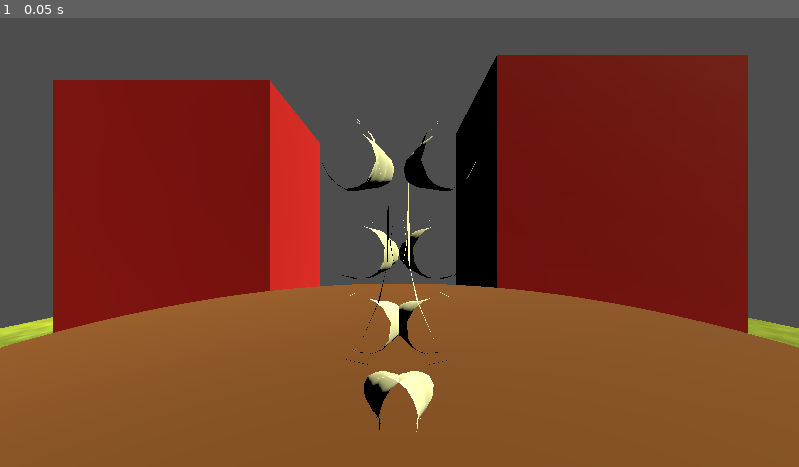
Above: before the commit, frame 1.
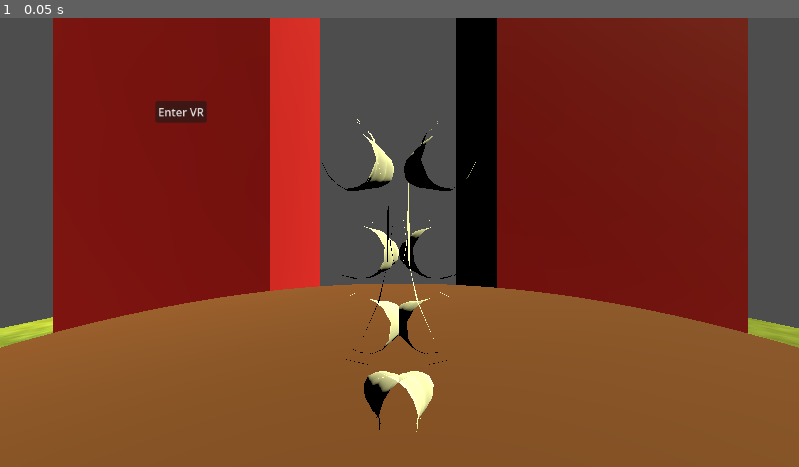
Above: after the commit, the same moment.

Repository: mareeq1/rwr
Game: Godot game, scene res://main.tscn
The game is run twice, just before and just after one commit, with the same random seed, the same clock (stepped at 60 frames per second) and the same inputs.
Inputs:
- Up to frame 1 (0.05 s): no input

The runs differ from the first frame. In frame 1, 8.8% of the frame differs, in the area x 6-94%, y 0-28%.
Error after the commit: Parse Error: Used tab character for indentation instead of space as used before in the file. (res://node_3d.gd:10)

Commit message:
Dodanie obiektów

Diff:
--- a/project_files/main.tscn
+++ b/project_files/main.tscn
@@ -9,6 +9,8 @@
 [ext_resource type="Texture2D" uid="uid://cmtk4brpnqukn" path="res://assets/models/cegla.jpg" id="7_kek77"]
 [ext_resource type="Texture2D" uid="uid://jcyv3w8xyw2s" path="res://assets/models/dach.jpg" id="8_4c57u"]
 [ext_resource type="Texture2D" uid="uid://b88gri3ukf5bu" path="res://assets/models/drzwi.jpg" id="9_efxa6"]
+[ext_resource type="Texture2D" uid="uid://gmj8njv4ub8f" path="res://assets/materials/marble.jpg" id="10_efxa6"]
+[ext_resource type="Texture2D" uid="uid://d2bydh6sueylw" path="res://assets/materials/marble2.jpg" id="11_dg77c"]
 
 [sub_resource type="StandardMaterial3D" id="StandardMaterial3D_1bvp3"]
 albedo_color = Color(0.5411765, 0.30588236, 0.18039216, 1)
@@ -40,10 +42,11 @@
 
 [sub_resource type="BoxMesh" id="BoxMesh_1bvp3"]
 material = SubResource("StandardMaterial3D_h2yge")
+size = Vector3(1, 3, 1)
 
 [sub_resource type="BoxShape3D" id="BoxShape3D_lquwl"]
 
-[sub_resource type="StandardMaterial3D" id="StandardMaterial3D_ycdy4"]
+[sub_resource type="ORMMaterial3D" id="ORMMaterial3D_ycdy4"]
 albedo_texture = ExtResource("7_kek77")
 
 [sub_resource type="BoxMesh" id="BoxMesh_w48qg"]
@@ -65,7 +68,29 @@
 albedo_texture = ExtResource("9_efxa6")
 
 [sub_resource type="BoxMesh" id="BoxMesh_getpj"]
-size = Vector3(0.1, 1.095, 0.425)
+size = Vector3(0.1, 1.76, 0.425)
+
+[sub_resource type="StandardMaterial3D" id="StandardMaterial3D_w48qg"]
+albedo_texture = ExtResource("10_efxa6")
+
+[sub_resource type="CylinderMesh" id="CylinderMesh_vivmo"]
+top_radius = 0.7
+bottom_radius = 0.7
+height = 7.005
+
+[sub_resource type="ORMMaterial3D" id="ORMMaterial3D_2cqfq"]
+albedo_texture = ExtResource("10_efxa6")
+
+[sub_resource type="CylinderMesh" id="CylinderMesh_yaehf"]
+top_radius = 1.3
+bottom_radius = 0.8
+height = 0.9
+
+[sub_resource type="StandardMaterial3D" id="StandardMaterial3D_cegan"]
+albedo_texture = ExtResource("11_dg77c")
+
+[sub_resource type="PrismMesh" id="PrismMesh_82xsv"]
+size = Vector3(6.235, 2.345, 4.17)
 
 [node name="Node3D" type="Node3D" unique_id=1253089119]
 script = ExtResource("1_h2yge")
@@ -134,11 +159,6 @@
 transform = Transform3D(1.56, 0, 0, 0, 3.315, 0, 0, 0, 1.315, 1.384, -0.495, -2.476)
 mesh = SubResource("BoxMesh_1bvp3")
 
-[node name="StaticBody3D" type="StaticBody3D" parent="Ob1/MeshInstance3D" unique_id=190693115]
-
-[node name="CollisionShape3D" type="CollisionShape3D" parent="Ob1/MeshInstance3D/StaticBody3D" unique_id=205071154]
-shape = SubResource("BoxShape3D_lquwl")
-
 [node name="Ob2" type="Node3D" parent="." unique_id=1683291251]
 
 [node name="MeshInstance3D" type="MeshInstance3D" parent="Ob2" unique_id=1959540046]
@@ -156,30 +176,57 @@
 light_angular_distance = 10.03
 light_specular = 1.757
 
-[node name="Node3D" type="Node3D" parent="." unique_id=40695282]
-
-[node name="MeshInstance3D" type="MeshInstance3D" parent="Node3D" unique_id=1322247575]
-transform = Transform3D(1, 0, 0, 0, 0.36, 0, 0, 0, 1, -4.705, -1.165, 0.75)
-material_override = SubResource("StandardMaterial3D_ycdy4")
+[node name="dom" type="Node3D" parent="." unique_id=40695282]
+
+[node name="MeshInstance3D" type="MeshInstance3D" parent="dom" unique_id=1322247575]
+transform = Transform3D(2.535, 0, 0, 0, 1.16, 0, 0, 0, 2.5, -4.705, 1.07, 0.75)
+material_override = SubResource("ORMMaterial3D_ycdy4")
 mesh = SubResource("BoxMesh_w48qg")
 surface_material_override/0 = SubResource("StandardMaterial3D_vivmo")
 
-[node name="StaticBody3D" type="StaticBody3D" parent="Node3D/MeshInstance3D" unique_id=97477441]
+[node name="StaticBody3D" type="StaticBody3D" parent="dom/MeshInstance3D" unique_id=97477441]
 physics_material_override = SubResource("PhysicsMaterial_2cqfq")
 
-[node name="CollisionShape3D" type="CollisionShape3D" parent="Node3D/MeshInstance3D/StaticBody3D" unique_id=1070669757]
+[node name="CollisionShape3D" type="CollisionShape3D" parent="dom/MeshInstance3D/StaticBody3D" unique_id=1070669757]
 shape = SubResource("BoxShape3D_yaehf")
 
 [node name="Node3D2" type="Node3D" parent="." unique_id=839843164]
 
 [node name="MeshInstance3D" type="MeshInstance3D" parent="Node3D2" unique_id=923448518]
-transform = Transform3D(1, 0, 0, 0, 1, 0, 0, 0, 1, -4.755, 0.036, 0.751)
+transform = Transform3D(2.53, 0, 0, 0, 2.475, 0, 0, 0, 2.47, -4.755, 4.921, 0.751)
 material_override = SubResource("StandardMaterial3D_074og")
 mesh = SubResource("PrismMesh_cegan")
 
 [node name="Node3D3" type="Node3D" parent="." unique_id=1478212362]
 
 [node name="MeshInstance3D" type="MeshInstance3D" parent="Node3D3" unique_id=955093337]
-transform = Transform3D(-1, 0, -8.742278e-08, 0, 1, 0, 8.742278e-08, 0, -1, -3.915, -1.675, 0.735)
+transform = Transform3D(-2.725, 0, -4.1146356e-07, 0, 2.725, 0, 4.1146356e-07, 0, -2.725, -2.64, -0.025, 0.735)
 material_override = SubResource("StandardMaterial3D_82xsv")
 mesh = SubResource("BoxMesh_getpj")
+
+[node name="brama" type="Node3D" parent="." unique_id=2097472709]
+
+[node name="pillar1" type="MeshInstance3D" parent="brama" unique_id=424643969]
+transform = Transform3D(1, 0, 0, 0, 1, 0, 0, 0, 1, 6.655, 1.09, 4.56)
+material_override = SubResource("StandardMaterial3D_w48qg")
+mesh = SubResource("CylinderMesh_vivmo")
+
+[node name="pillar2" type="MeshInstance3D" parent="brama" unique_id=1645330294]
+transform = Transform3D(1, 0, 0, 0, 1, 0, 0, 0, 1, 4.56, 1.09, 6.785)
+material_override = SubResource("StandardMaterial3D_w48qg")
+mesh = SubResource("CylinderMesh_vivmo")
+
+[node name="pillarUP2" type="MeshInstance3D" parent="brama" unique_id=1592388194]
+transform = Transform3D(1, 0, 0, 0, 1, 0, 0, 0, 1, 4.56, 4.79, 6.785)
+material_override = SubResource("ORMMaterial3D_2cqfq")
+mesh = SubResource("CylinderMesh_yaehf")
+
+[node name="pillarUP1" type="MeshInstance3D" parent="brama" unique_id=1149207816]
+transform = Transform3D(1, 0, 0, 0, 1, 0, 0, 0, 1, 6.655, 4.79, 4.56)
+material_override = SubResource("ORMMaterial3D_2cqfq")
+mesh = SubResource("CylinderMesh_yaehf")
+
+[node name="MeshInstance3D" type="MeshInstance3D" parent="brama" unique_id=807316320]
+transform = Transform3D(0.76604444, 0, 0.6427876, 0, 1, 0, -0.6427876, 0, 0.76604444, 5.235, 6.385, 5.435)
+material_override = SubResource("StandardMaterial3D_cegan")
+mesh = SubResource("PrismMesh_82xsv")
--- a/project_files/node_3d.gd
+++ b/project_files/node_3d.gd
@@ -8,35 +8,35 @@
 
   webxr_interface = XRServer.find_interface("WebXR")
   if webxr_interface:
-    # WebXR uses a lot of asynchronous callbacks, so we connect to various
-    # signals in order to receive them.
-    webxr_interface.session_supported.connect(self._webxr_session_supported)
-    webxr_interface.session_started.connect(self._webxr_session_started)
-    webxr_interface.session_ended.connect(self._webxr_session_ended)
-    webxr_interface.session_failed.connect(self._webxr_session_failed)
+	# WebXR uses a lot of asynchronous callbacks, so we connect to various
+	# signals in order to receive them.
+	webxr_interface.session_supported.connect(self._webxr_session_supported)
+	webxr_interface.session_started.connect(self._webxr_session_started)
+	webxr_interface.session_ended.connect(self._webxr_session_ended)
+	webxr_interface.session_failed.connect(self._webxr_session_failed)
 
-    webxr_interface.select.connect(self._webxr_on_select)
-    webxr_interface.selectstart.connect(self._webxr_on_select_start)
-    webxr_interface.selectend.connect(self._webxr_on_select_end)
+	webxr_interface.select.connect(self._webxr_on_select)
+	webxr_interface.selectstart.connect(self._webxr_on_select_start)
+	webxr_interface.selectend.connect(self._webxr_on_select_end)
 
-    webxr_interface.squeeze.connect(self._webxr_on_squeeze)
-    webxr_interface.squeezestart.connect(self._webxr_on_squeeze_start)
-    webxr_interface.squeezeend.connect(self._webxr_on_squeeze_end)
+	webxr_interface.squeeze.connect(self._webxr_on_squeeze)
+	webxr_interface.squeezestart.connect(self._webxr_on_squeeze_start)
+	webxr_interface.squeezeend.connect(self._webxr_on_squeeze_end)
 
-    # This returns immediately - our _webxr_session_supported() method
-    # (which we connected to the "session_supported" signal above) will
-    # be called sometime later to let us know if it's supported or not.
-    webxr_interface.is_session_supported("immersive-vr")
+	# This returns immediately - our _webxr_session_supported() method
+	# (which we connected to the "session_supported" signal above) will
+	# be called sometime later to let us know if it's supported or not.
+	webxr_interface.is_session_supported("immersive-vr")
 
   $XROrigin3D/LeftController.button_pressed.connect(self._on_left_controller_button_pressed)
   $XROrigin3D/LeftController.button_released.connect(self._on_left_controller_button_released)
 
 func _webxr_session_supported(session_mode: String, supported: bool) -> void:
   if session_mode == 'immersive-vr':
-    if supported:
-      $CanvasLayer.visible = true
-    else:
-      OS.alert("Your browser doesn't support VR")
+	if supported:
+	  $CanvasLayer.visible = true
+	else:
+	  OS.alert("Your browser doesn't support VR")
 
 func _on_button_pressed() -> void:
   # We want an immersive VR session, as opposed to AR ('immersive-ar') or a
@@ -59,8 +59,8 @@
   # only know if it's really succeeded or failed when our
   # _webxr_session_started() or _webxr_session_failed() methods are called.
   if not webxr_interface.initialize():
-    OS.alert("Failed to initialize WebXR")
-    return
+	OS.alert("Failed to initialize WebXR")
+	return
 
 func _webxr_session_started() -> void:
   $CanvasLayer.visible = false
@@ -89,7 +89,7 @@
 func _process(_delta: float) -> void:
   var thumbstick_vector: Vector2 = $XROrigin3D/LeftController.get_vector2("thumbstick")
   if thumbstick_vector != Vector2.ZERO:
-    print ("Left thumbstick position: " + str(thumbstick_vector))
+	print ("Left thumbstick position: " + str(thumbstick_vector))
 
 func _webxr_on_select(input_source_id: int) -> void:
   print("Select: " + str(input_source_id))
Binary file added: project_files/assets/materials/marble.jpg
Not shown, added: project_files/assets/materials/marble.jpg.import
Binary file added: project_files/assets/materials/marble2.jpg
Not shown, added: project_files/assets/materials/marble2.jpg.import
Not shown, changed: docs/index.html
Not shown, changed: docs/index.pck
